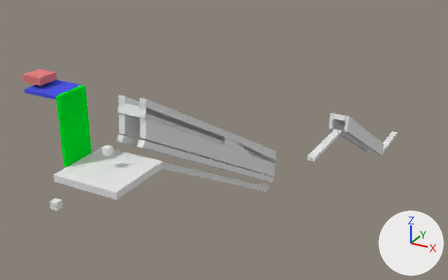
The Blender file Ball Game/Assets/Lvls/lvl3.blend: old version first, new version second.
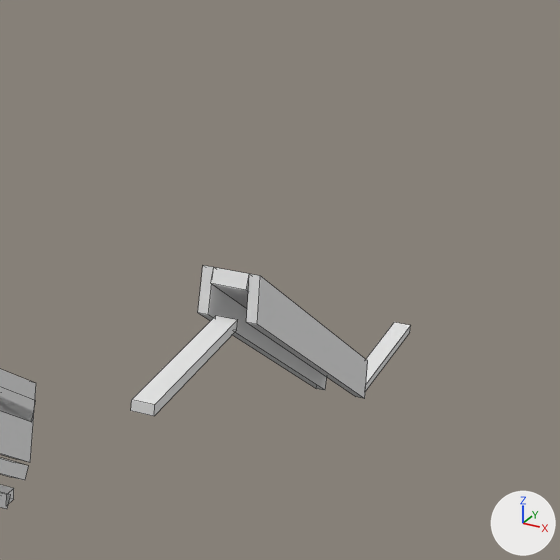
Each version appears first whole from a 50 mm camera at (48.3, -56.7, 79.4) aimed at (-19.3, 66.2, 18.0), and next in a close-up on the part from 59% to 100% of the width and 10% to 74% of the height. The lights are fixed; the arrows at lower right show +X, +Y and +Z. The close-ups show mesh edges as thin lines.

Script lines for the objects in view, before the commit:
```python
me_cube_004 = bpy.data.meshes.new('Cube.004')
me_cube_004.from_pydata(...)  # a box spanning x -1.0..1.0, y -1.0..1.0, z -1.0..1.0
me_cube_004.materials.append(mat_material)  # white #e7e7e7
me_cube_010 = bpy.data.meshes.new('Cube.010')
me_cube_010.from_pydata([(1.0, 1.0, -1.0), (1.0, -1.0, -1.0), (-1.0, -1.0, -1.0), (-1.0, 1.0, -1.0), (1.0, 0.9, 9.23), (1.0, -1.1, 9.23), (-1.0, -1.09, 9.23), (-1.0, 0.9, 9.23)], [], [(0, 1, 2, 3), (4, 7, 6, 5), (0, 4, 5, 1), (1, 5, 6, 2), (2, 6, 7, 3), (4, 0, 3, 7)])
me_cube_010.materials.append(mat_material_002)  # white #e7e7e7
me_cube_023 = bpy.data.meshes.new('Cube.023')
me_cube_023.from_pydata([(1.0, 1.0, -1.0), (1.0, -1.0, -1.0), (-1.0, -1.0, -1.0), (-1.0, 1.0, -1.0), (1.0, 0.93, 7.06), (1.0, -1.07, 7.06), (-1.0, -1.07, 7.06), (-1.0, 0.93, 7.06)], [], [(0, 1, 2, 3), (4, 7, 6, 5), (0, 4, 5, 1), (1, 5, 6, 2), (2, 6, 7, 3), (4, 0, 3, 7)])
me_cube_023.materials.append(mat_material_012)  # white #e7e7e7
ob_cube_003 = bpy.data.objects.new('Cube.003', me_cube_004)
ob_cube_003.location = (0.0, 85.75, 13.25)
ob_cube_003.scale = (1.0, 10.0, 0.5)
ob_cube_008 = bpy.data.objects.new('Cube.008', me_cube_023)
ob_cube_008.location = (-2.12, 117.4, 1.73)
ob_cube_008.rotation_euler = (-0.524, 0.0, 0.0)  # degrees (-30, 0, 0)
ob_cube_008.scale = (0.5, 25.0, 0.5)
ob_nodrawcube_000 = bpy.data.objects.new('-noDrawCube.000', me_cube_010)
ob_nodrawcube_000.location = (1.75, 27.15, 33.98)
ob_nodrawcube_000.rotation_euler = (-0.524, 0.0, 0.0)  # degrees (-30, 0, 0)
ob_nodrawcube_000.scale = (0.5, 25.0, 0.5)
# also in view: 'Cube.006' at (0.0, 117.4, 5.0); 'Cube.007' at (0.0, 156.5, -13.5); 'Cube.009' at (2.2, 117.4, 3.5); '-noDrawCube.001' at (0.0, 27.1, 37.2)
```
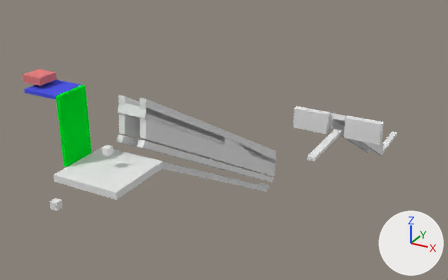
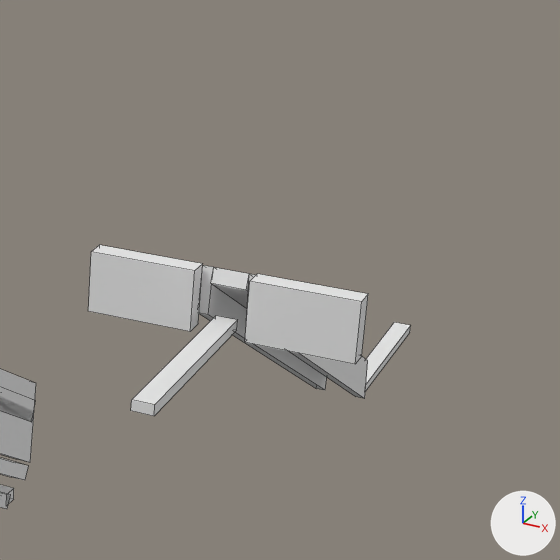
Commit message: fixed lvl3

Pixel boxes [x1, y1, x2, y2] of what changed, in the close-ups (560 x 560 px):
'-noDrawCube.010', added
    after: [245, 274, 368, 364]
'-noDrawCube.011', added
    after: [88, 245, 203, 331]
'Cube.009', unchanged, covered by the edit
    both: [246, 274, 368, 399]

The edits, one by one:
Material 'Material.007' (mat_material_007) is new.
Its base color is (0.8, 0.8, 0.8) (white #e7e7e7).
Material 'Material.005' (mat_material_005) is new.
Its base color is (0.8, 0.8, 0.8) (white #e7e7e7).
Mesh me_cube_015 is new.
It is a box spanning x -1.0..8.75, y -1.0..1.0, z -1.0..10.5.
It uses material mat_material_007 (white #e7e7e7).
Mesh me_cube_013 is new.
It is a box spanning x -1.0..8.75, y -1.0..1.0, z -1.0..10.5.
It uses material mat_material_005 (white #e7e7e7).
Object '-noDrawCube.011' (ob_nodrawcube_011) is new; it shows me_cube_015.
Its location is (-11.25, 94.5, 13.25).
Its scale is (1.0, 1.0, 0.5).
Object '-noDrawCube.010' (ob_nodrawcube_010) is new; it shows me_cube_013.
Its location is (3.5, 94.5, 13.25).
Its scale is (1.0, 1.0, 0.5).
